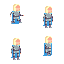
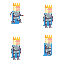
Before/after of a 64 × 64 layered artwork. What changed in the layer stack:
painted on "Слой 1" over left=13, top=3, right=52, bottom=40
